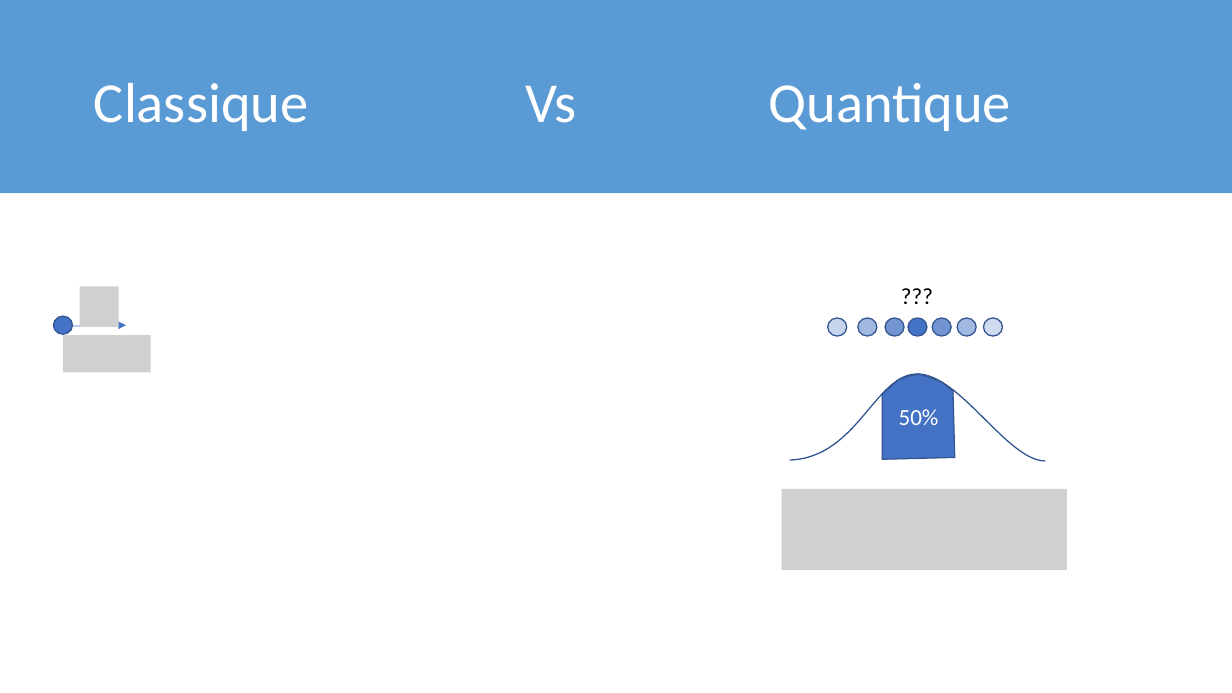
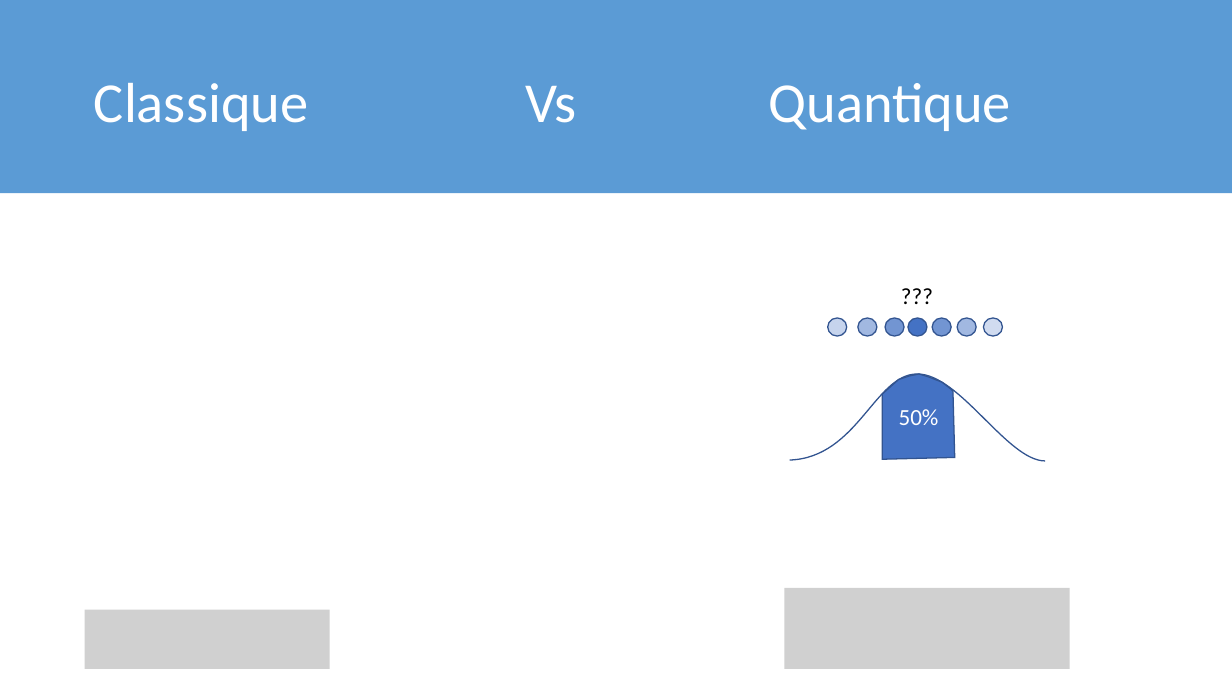
Before and after one commit to meitnerium/theochem, a slide deck: slide 7 of FR/1_Introduction/Introduction.pptx. Drawn at 1232x693 pixels with LibreOffice and Linux fonts; fonts in the diff are those of the drawing; grey boxes stand for pictures. Boxes give left, top, right and bottom in pixels: in the first picture for what was removed or moved away, otherwise in the second. Text is boxed around its words. In the diff, an @@ line names an element or a change of style, - is before the commit and + after.

```diff
--- a/FR/1_Introduction/Introduction.pptx
+++ b/FR/1_Introduction/Introduction.pptx
@@ picture removed at (79, 287, 118, 327) @@
@@ ellipse removed at (54, 316, 73, 335) @@
@@ arrow removed from (72, 326) to (126, 325) @@
@@ picture removed at (63, 335, 151, 372) @@
@@ picture removed at (782, 489, 1067, 570) @@
@@ picture added at (785, 588, 1070, 669) @@
@@ picture added at (85, 610, 330, 669) @@
```
Also in this commit, not shown: 6 other slides changed, 1 slide added, 11 other files.
